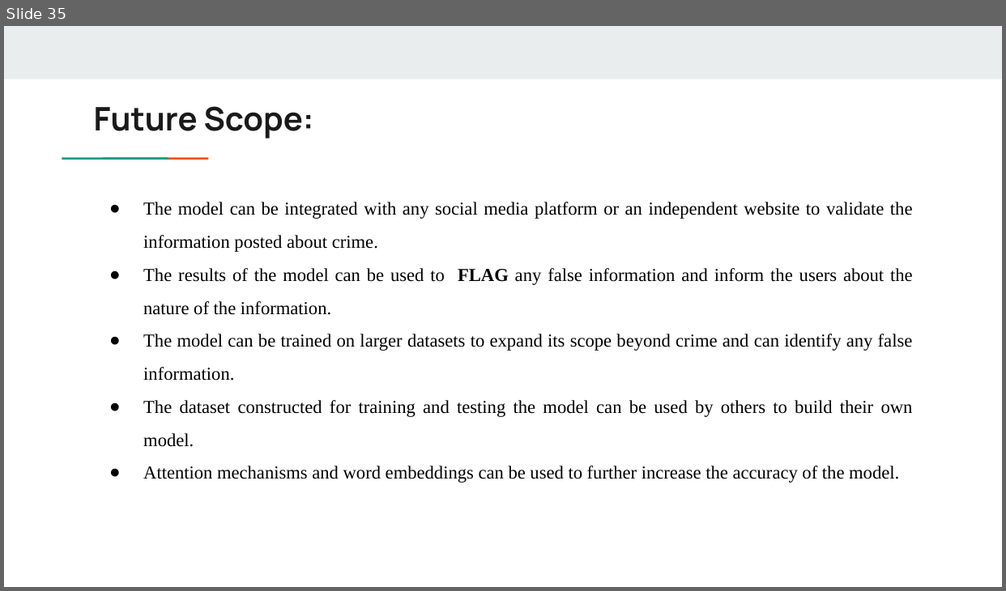
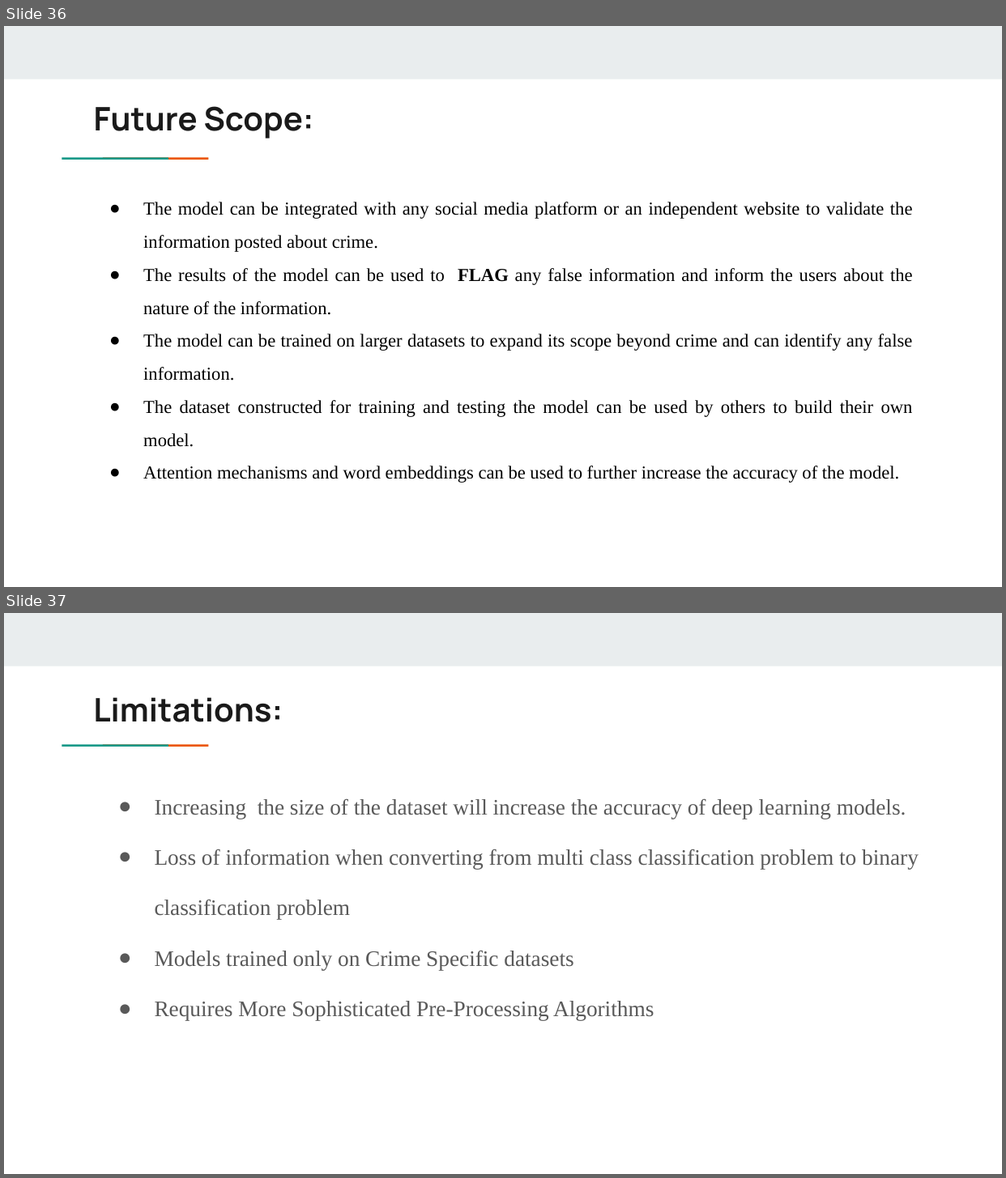
Before and after one commit to haribhumani/capstone_project, a slide deck: Fake_News_Detection_PPT.pptx. Shown one above the other, each under a label of ours: slide 35 before the commit, slides 36 and 37 after it. The pictures are 1006x591 and 1006x1178 pixels, drawn with LibreOffice and Linux fonts; fonts in the diff are those of the drawing. Boxes give left, top, right and bottom in pixels: in the first picture for what was removed or moved away, otherwise in the second. Text is boxed around its words. In the diff, an @@ line names an element or a change of style, - is before the commit and + after.

```diff
--- a/Fake_News_Detection_PPT.pptx
+++ b/Fake_News_Detection_PPT.pptx
@@ slide 37 added at (4, 613, 1002, 1174), background #FFFFFF; not listed: 3 template elements that a slide beside it also shows @@
@@ title added at (93, 697, 283, 722), 23.4 pt, text #1A1A1A, bold @@
+Limitations:
@@ text added at (155, 799, 918, 1020), 16 pt, text #595959 @@
+● Increasing the size of the dataset will increase the accuracy of deep learning models.
+● Loss of information when converting from multi class classification problem to binary classification problem
+● Models trained only on Crime Specific datasets
+● Requires More Sophisticated Pre-Processing Algorithms
@@ what was slide 35 is now slide 36 @@
```
Also in this commit, not shown: 8 slides changed, 6 other slides added, 3 slides removed, 4 other files.
